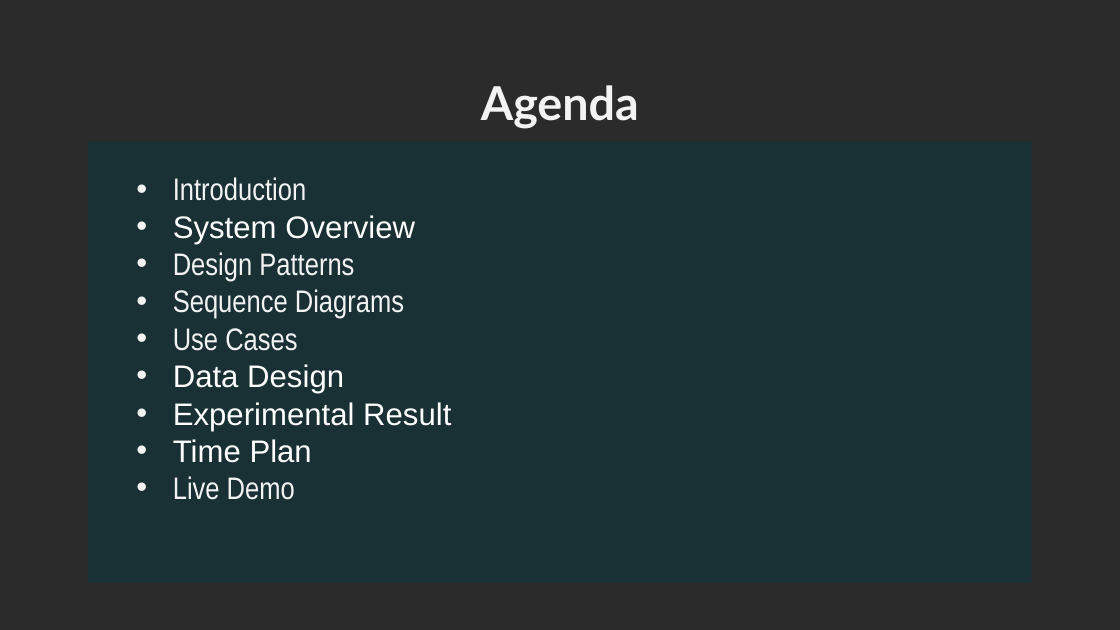
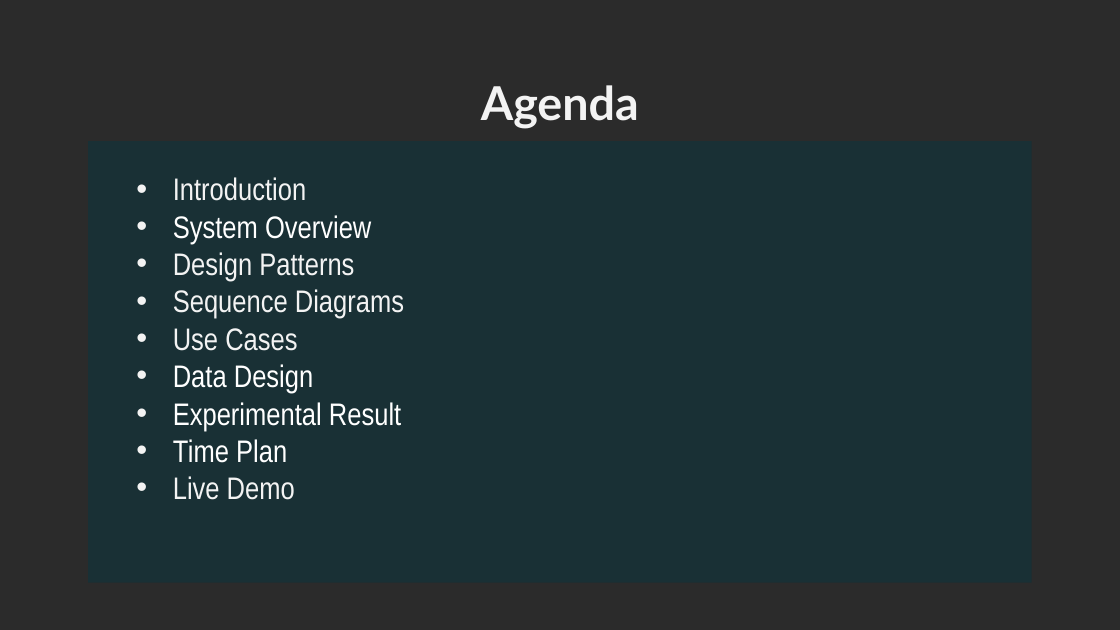
Before and after one commit to YoussifAssem/Genatac, a slide deck: slide 2 of E-Genetics/presentations/new presentation.pptx. Drawn at 1120x630 pixels with LibreOffice and Linux fonts; fonts in the diff are those of the drawing; background and template pictures are left out; a plain dark background stands for a picture behind light text. Boxes give left, top, right and bottom in pixels: in the first picture for what was removed or moved away, otherwise in the second. Text is boxed around its words. In the diff, an @@ line names an element or a change of style, - is before the commit and + after.

```diff
--- a/E-Genetics/presentations/new presentation.pptx
+++ b/E-Genetics/presentations/new presentation.pptx
@@ text in rectangle at [173, 215, 401, 463]: font Arial to Arial Narrow in "System Overview", "Data Design", "Experimental Result", "Time Plan" @@
```
Also in this commit, not shown: 5 other slides changed.
